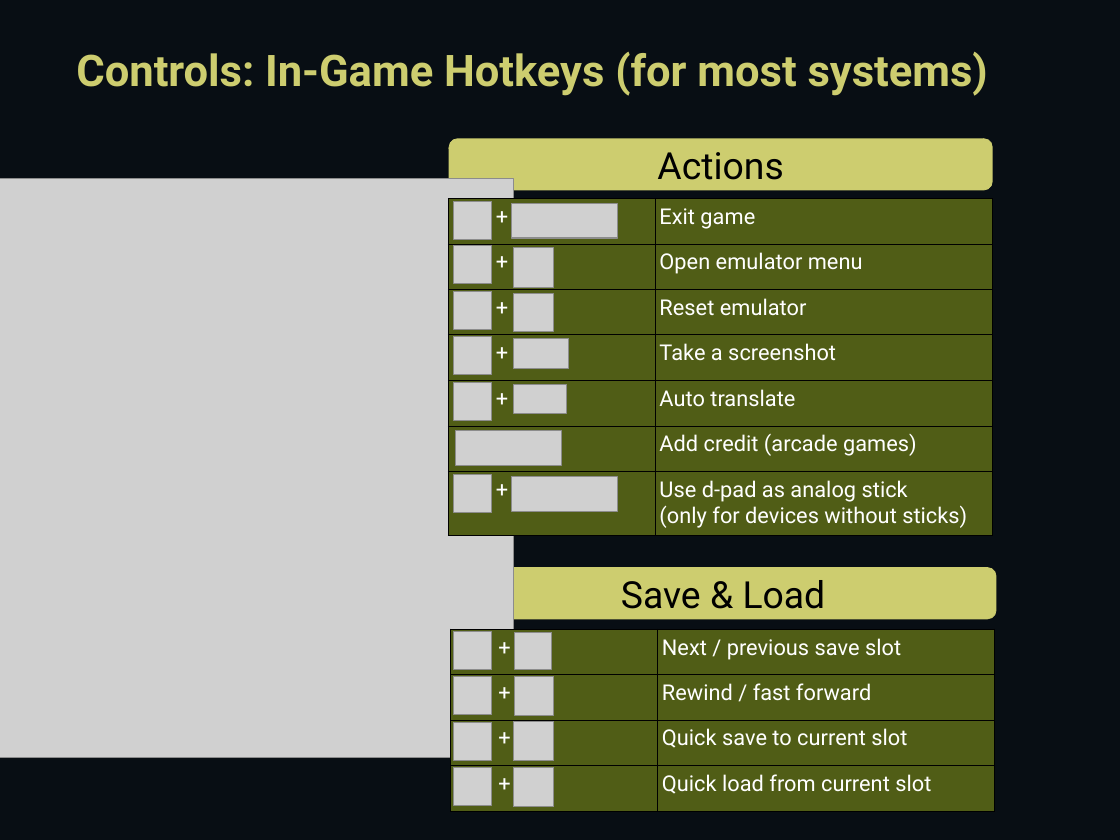
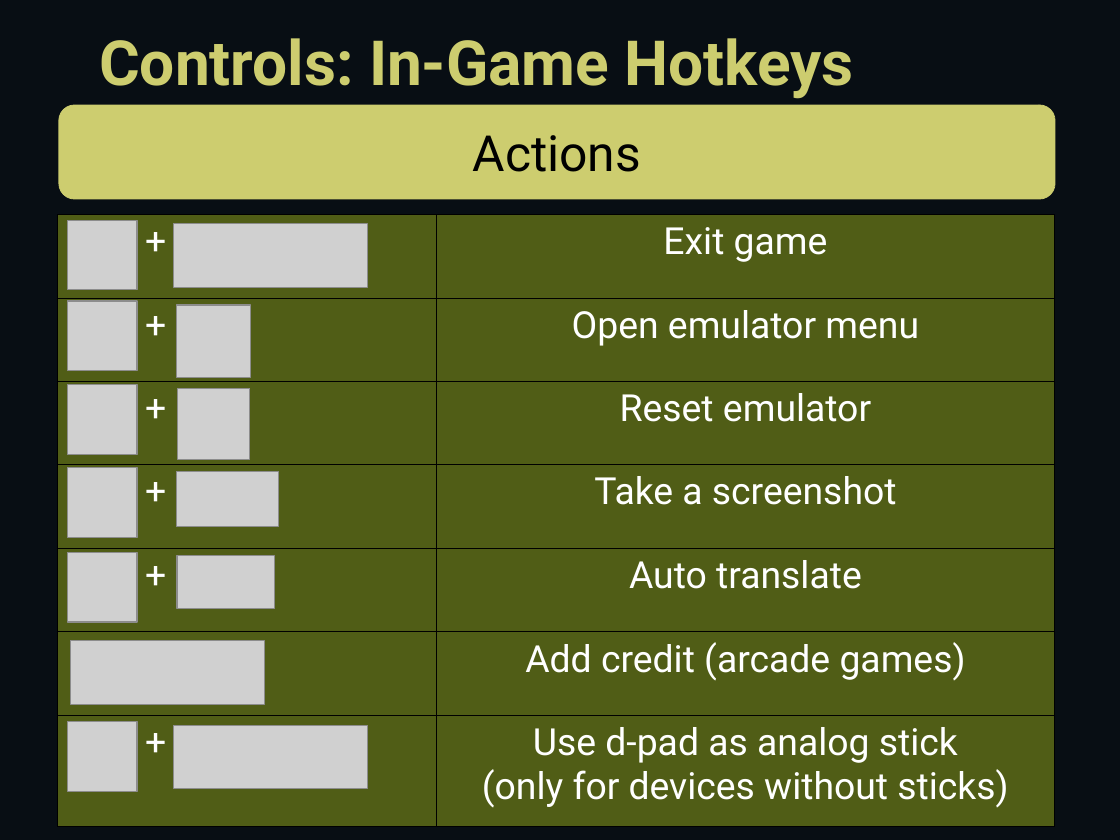
Before and after one commit to knulli-cfw/knulli-notice, a slide deck: slide 11 of notice.odp (slide 6 before the commit). Drawn at 1120x840 pixels with LibreOffice and Linux fonts; fonts in the diff are those of the drawing; grey boxes stand for pictures. Boxes give left, top, right and bottom in pixels: in the first picture for what was removed or moved away, otherwise in the second. Text is boxed around its words. In the diff, an @@ line names an element or a change of style, - is before the commit and + after.

```diff
--- a/notice.odp
+++ b/notice.odp
@@ free "Controls: In-Game Hotkeys": place and size @@
-free "Controls: In-Game Hotkeys" at bbox=[65, 37, 1008, 101]
+free "Controls: In-Game Hotkeys" at bbox=[88, 18, 1007, 102]
@@ text in free at bbox=[99, 38, 854, 99]: text changed; size 28 to 40 pt @@
-Controls: In-Game Hotkeys (for most systems)
+Controls: In-Game Hotkeys
@@ freeform shape "Actions": place and size @@
-freeform shape "Actions" at bbox=[449, 139, 992, 190]
+freeform shape "Actions" at bbox=[59, 105, 1056, 199]
@@ freeform shape "Actions" at bbox=[59, 105, 1056, 199]: size 24 to 32 pt @@
@@ table at bbox=[57, 215, 1054, 827] @@
@@ size 14 to 24 pt @@
@@ alignment left to centre @@
@@ table: place and size @@
-table at bbox=[448, 198, 992, 532]
+table at bbox=[57, 215, 1054, 827]
@@ picture: place and size @@
-picture at bbox=[454, 202, 492, 240]
+picture at bbox=[67, 220, 137, 289]
@@ picture: place and size @@
-picture at bbox=[454, 245, 492, 283]
+picture at bbox=[174, 224, 367, 288]
@@ picture removed at bbox=[513, 248, 553, 287] @@
@@ picture removed at bbox=[514, 293, 553, 333] @@
@@ picture: place and size @@
-picture at bbox=[454, 291, 492, 329]
+picture at bbox=[67, 301, 137, 371]
@@ picture: place and size @@
-picture at bbox=[454, 336, 492, 374]
+picture at bbox=[177, 305, 251, 376]
@@ picture removed at bbox=[513, 338, 569, 368] @@
@@ picture: place and size @@
-picture at bbox=[454, 383, 492, 421]
+picture at bbox=[67, 385, 137, 455]
@@ picture: place and size @@
-picture at bbox=[454, 767, 492, 805]
+picture at bbox=[177, 389, 250, 459]
@@ picture removed at bbox=[514, 384, 567, 413] @@
@@ picture removed at bbox=[456, 431, 561, 466] @@
@@ picture: place and size @@
-picture at bbox=[454, 475, 492, 513]
+picture at bbox=[67, 468, 137, 538]
@@ picture: place and size @@
-picture at bbox=[0, 178, 513, 757]
+picture at bbox=[176, 472, 278, 526]
@@ picture: place and size @@
-picture at bbox=[454, 632, 492, 670]
+picture at bbox=[67, 552, 137, 622]
@@ picture: place and size @@
-picture at bbox=[512, 477, 617, 512]
+picture at bbox=[177, 556, 274, 608]
@@ freeform shape removed at bbox=[450, 568, 996, 619] @@
-Save & Load
@@ table removed at bbox=[451, 629, 996, 811], 4 rows, 2 columns @@
-+ | Next / previous save slot
-+ | Rewind / fast forward
-+ | Quick save to current slot
-+ | Quick load from current slot
@@ picture: place and size @@
-picture at bbox=[512, 204, 617, 239]
+picture at bbox=[71, 641, 264, 704]
@@ picture removed at bbox=[515, 633, 552, 670] @@
@@ picture removed at bbox=[515, 676, 554, 716] @@
@@ picture: place and size @@
-picture at bbox=[454, 676, 492, 715]
+picture at bbox=[67, 721, 137, 791]
@@ picture: place and size @@
-picture at bbox=[454, 722, 492, 760]
+picture at bbox=[174, 726, 367, 790]
@@ picture removed at bbox=[513, 721, 553, 760] @@
@@ picture removed at bbox=[513, 767, 553, 806] @@
```
Also in this commit, not shown: 7 other slides changed, 9 slides added, 1 other file.
